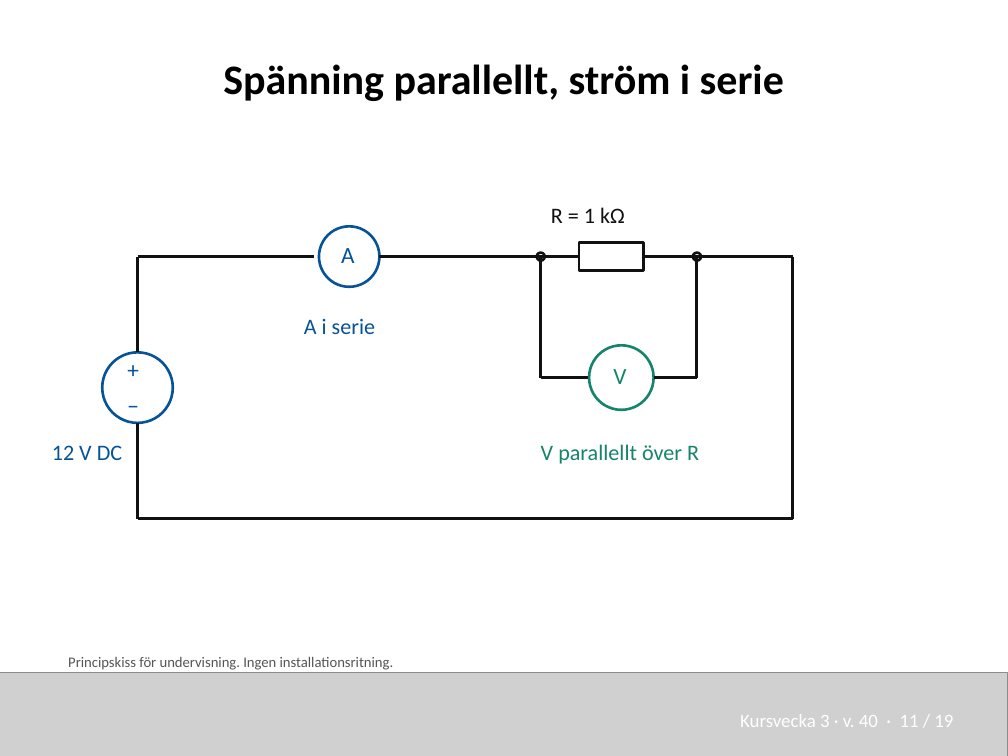
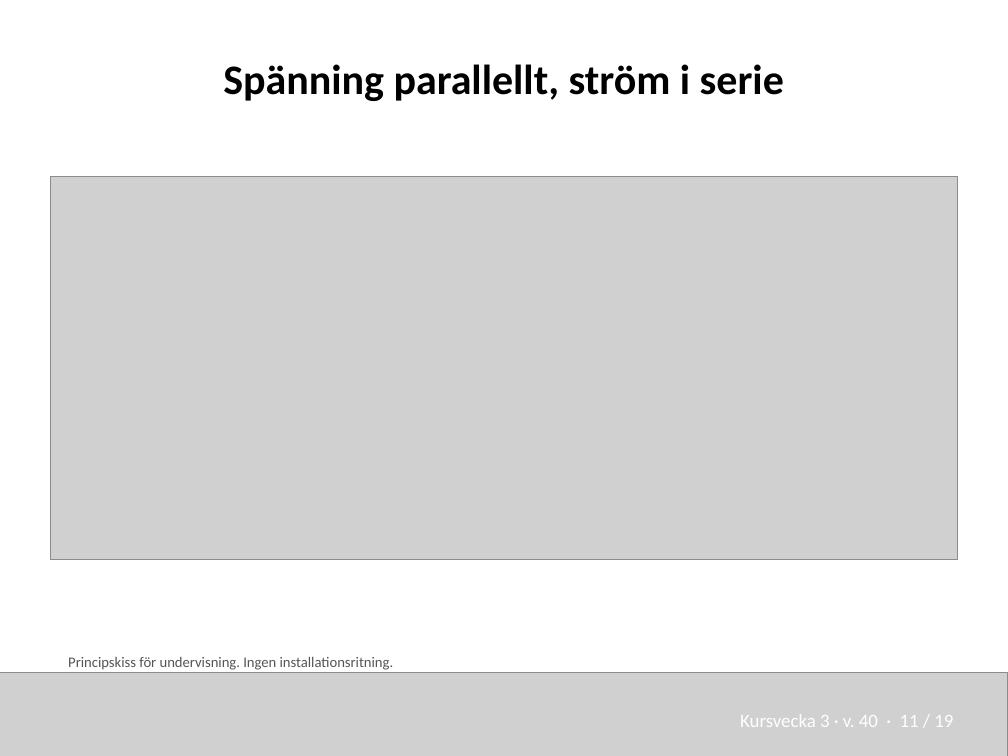
Before and after one commit to nj22az/nj22az.github.io, a slide deck: slide 11 of sjoskolan/vecka-38/aktuell/v38_01_Franskiljning_och_matteknik_elev.pptx. Drawn at 1008x756 pixels with LibreOffice and Linux fonts; fonts in the diff are those of the drawing; grey boxes stand for pictures. Boxes give left, top, right and bottom in pixels: in the first picture for what was removed or moved away, otherwise in the second. Text is boxed around its words. In the diff, an @@ line names an element or a change of style, - is before the commit and + after.

```diff
--- a/sjoskolan/vecka-38/aktuell/v38_01_Franskiljning_och_matteknik_elev.pptx
+++ b/sjoskolan/vecka-38/aktuell/v38_01_Franskiljning_och_matteknik_elev.pptx
@@ picture added at [50, 176, 958, 559] @@
@@ text removed at [551, 207, 625, 223] @@
-R = 1 kΩ
@@ ellipse removed at [319, 227, 379, 287] @@
@@ freeform shape removed at [137, 257, 137, 353] @@
@@ freeform shape removed at [137, 257, 313, 257] @@
@@ text removed at [341, 248, 354, 263] @@
-A
@@ freeform shape removed at [379, 257, 560, 257] @@
@@ ellipse removed at [536, 253, 544, 261] @@
@@ freeform shape removed at [540, 257, 540, 378] @@
@@ freeform shape removed at [560, 257, 579, 257] @@
@@ rectangle removed at [579, 243, 643, 271] @@
@@ freeform shape removed at [643, 257, 661, 257] @@
@@ freeform shape removed at [661, 257, 792, 257] @@
@@ ellipse removed at [692, 253, 701, 261] @@
@@ freeform shape removed at [697, 257, 697, 378] @@
@@ freeform shape removed at [792, 257, 792, 519] @@
@@ text removed at [304, 319, 375, 334] @@
-A i serie
@@ ellipse removed at [102, 353, 172, 423] @@
@@ text removed at [127, 356, 157, 384] @@
-+
@@ ellipse removed at [589, 346, 653, 410] @@
@@ freeform shape removed at [540, 378, 589, 378] @@
@@ text removed at [613, 369, 626, 384] @@
-V
@@ freeform shape removed at [653, 378, 697, 378] @@
@@ text removed at [127, 392, 157, 422] @@
-−
@@ text removed at [52, 445, 122, 460] @@
-12 V DC
@@ freeform shape removed at [137, 423, 137, 519] @@
@@ text removed at [541, 444, 699, 464] @@
-V parallellt över R
@@ freeform shape removed at [137, 519, 792, 519] @@
```
Also in this commit, not shown: 3 other slides changed, 16 other files.
